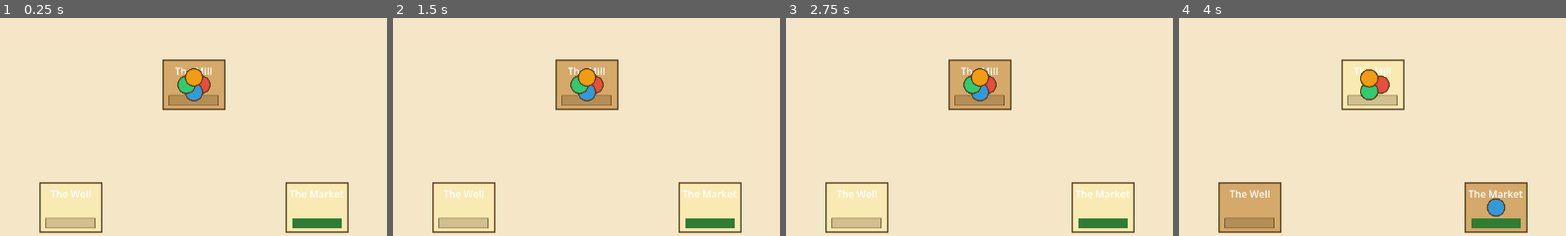
Above: before the commit, frames 1-4 (left to right).
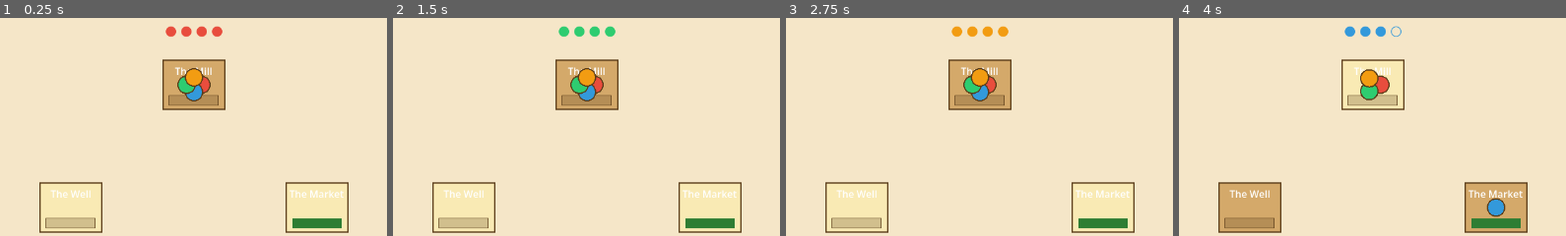
Above: after the commit, the same moments.

Repository: arlopurcell/horrified-board-game
Game: Godot game, scene res://scenes/Main.tscn
Two runs of this game, one before a commit and one after it. Both use one fixed random seed, a clock stepped at 60 frames per second and the inputs below. The project has no main scene, so this scene is started directly.
Inputs (mouse positions are % of the whole screen's width and height, from its top left):
- Up to frame 1 (0.25 s): no input
- Up to frame 2 (1.5 s): click "END TURN" at 0.5 s; click "END TURN" at 1.25 s
- Up to frame 3 (2.75 s): click "END TURN" at 2 s
- Up to frame 4 (4 s): tap Enter at 2.75 s; move the mouse to (46, 16) at 2.77 s; click (46, 16) at 2.92 s; tap Space at 3.5 s; move the mouse to (62, 44) at 3.52 s; click (62, 44) at 3.67 s
The pictures show only the part of the screen within x 25-75%, y 6-56%; the shares and areas given below are measured in that part.

The runs differ from the first frame. In frame 1, 0.4% of the frame differs, in the area x 42-58%, y 3-9%; in frame 2, 0.5%; in frame 3, 0.4%; in frame 4, 0.4%.

Commit message:
feat: add pip moves indicator to UI
Implement MovesIndicator Label in UI scene that displays remaining moves as pip
characters (filled ● for remaining, empty ○ for used). Indicator is colored
in the active player's color and updates on turn start and after each move.

Co-Authored-By: Claude Sonnet 4.6 <noreply@anthropic.com>

Diff:
--- a/scenes/UI.gd
+++ b/scenes/UI.gd
@@ -3,10 +3,12 @@
 @onready var turn_banner: Label = $TurnBanner
 @onready var player_roster: HBoxContainer = $PlayerRoster
 @onready var end_turn_button: Button = $EndTurnButton
+@onready var moves_indicator: Label = $MovesIndicator
 
 func _ready() -> void:
     end_turn_button.pressed.connect(_on_end_turn_pressed)
     GameManager.turn_changed.connect(_on_turn_changed)
+    GameManager.player_moved.connect(_on_player_moved)
 
 func setup(player_list: Array[PlayerData]) -> void:
     for child in player_roster.get_children():
@@ -26,6 +28,9 @@
 func _on_turn_changed(_player_index: int) -> void:
     _refresh_turn_display()
 
+func _on_player_moved(_player_index: int, _space_id: int) -> void:
+    _update_moves_indicator()
+
 func _refresh_turn_display() -> void:
     var active := GameManager.get_active_player()
     if active == null:
@@ -38,3 +43,16 @@
             continue
         var is_active := (i == GameManager.active_player_index)
         lbl.add_theme_font_size_override("font_size", 18 if is_active else 13)
+    _update_moves_indicator()
+
+func _update_moves_indicator() -> void:
+    var active := GameManager.get_active_player()
+    if active == null:
+        return
+    var remaining := GameManager.moves_remaining
+    var total := GameManager.MOVES_PER_TURN
+    var parts: Array[String] = []
+    for i in range(total):
+        parts.append("●" if i < remaining else "○")
+    moves_indicator.text = " ".join(parts)
+    moves_indicator.add_theme_color_override("font_color", active.color)
--- a/scenes/UI.tscn
+++ b/scenes/UI.tscn
@@ -12,6 +12,14 @@
 horizontal_alignment = 1
 vertical_alignment = 1
 theme_override_font_sizes/font_size = 28
+
+[node name="MovesIndicator" type="Label" parent="."]
+anchor_right = 1.0
+offset_top = 55.0
+offset_bottom = 85.0
+horizontal_alignment = 1
+vertical_alignment = 1
+theme_override_font_sizes/font_size = 22
 
 [node name="PlayerRoster" type="HBoxContainer" parent="."]
 anchor_top = 1.0
